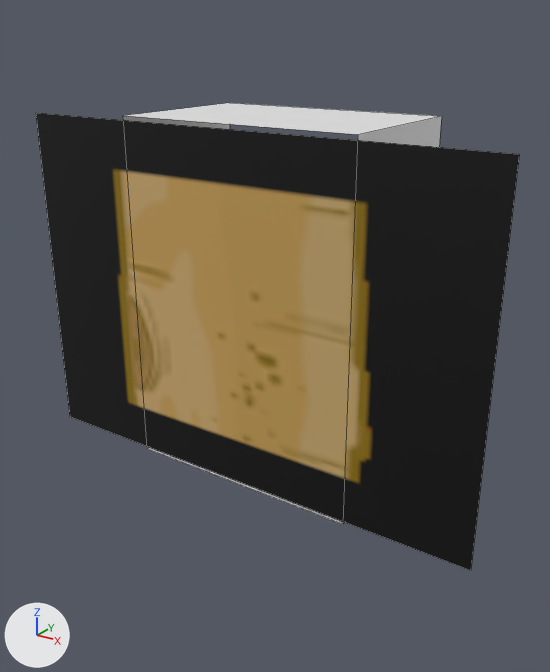
A saved change to the Blender file Content/PuffBOMB/3D/Mountain/MedLogV5.blend.
Both versions are drawn from a 50 mm camera at (7.72, -7.01, 5.07) aimed at (2.96, 0.0, 1.67). The lights are fixed; the arrows at lower left show +X, +Y and +Z. Mesh edges are drawn as thin lines.

Script lines for the objects in view, before the commit:
```python
me_cube = bpy.data.meshes.new('Cube')
me_cube.from_pydata([(0.883, 0.7, -0.129), (0.883, 0.2, -0.129), (0.166, 0.2, -0.129), (0.166, 0.7, -0.129), (0.883, 0.7, 0.2), (0.883, 0.2, 0.2), (0.166, 0.2, 0.2), (0.166, 0.7, 0.2)], [], [(0, 4, 5, 1), (1, 5, 6, 2), (2, 6, 7, 3), (4, 0, 3, 7)])
me_plane = bpy.data.meshes.new('Plane')
me_plane.from_pydata(...)  # 4 vertices, 1 face; spans x 0.0..0.703, y 0.0..1.0, z 0.2
me_plane.materials.append(mat_medlog5_png)  # picture img_medlog5_png
ob_cube = bpy.data.objects.new('Cube', me_cube)
ob_cube.location = (5.55, 0.4, -0.95)
ob_cube.rotation_euler = (1.571, -1.571, 0.0)  # degrees (90, -90, 0)
ob_cube.scale = (5.83, 5.83, 5.83)
ob_plane = bpy.data.objects.new('Plane', me_plane)
ob_plane.location = (5.85, 0.4, 0.05)
ob_plane.rotation_euler = (1.571, -1.571, 0.0)  # degrees (90, -90, 0)
ob_plane.scale = (5.83, 5.83, 5.83)
```
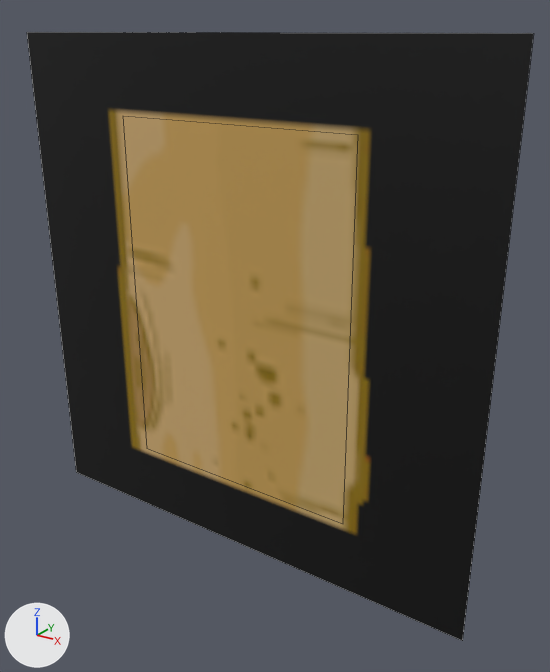
Pixel boxes [x1, y1, x2, y2] of what changed, in the pictures (550 x 672 px):
'Plane', reshaped (33% taller)
    before: [36, 113, 519, 571]
    after: [27, 32, 534, 641]
'Cube', unchanged, covered by the edit
    before: [123, 103, 442, 524]

Diff of the bpy script that builds the scene:
```diff
--- a/Content/PuffBOMB/3D/Mountain/MedLogV5.blend.py
+++ b/Content/PuffBOMB/3D/Mountain/MedLogV5.blend.py
@@ me_plane @@
 me_plane.from_pydata(...)  # 4 vertices, 1 face; spans x 0.0..0.703, y 0.0..1.0, z 0.2
 # used by ob_plane; location = (5.85, 0.4, 0.05); rotation_euler = (1.571, -1.571, 0.0), in degrees (90, -90, 0); scale = (5.83, 5.83, 5.83)
-me_plane.vertices[0].co = (0.703, 1.0, 0.2)  # pixel (35, 112)
-me_plane.vertices[1].co = (0.703, 0.0, 0.2)  # pixel (519, 154)
-me_plane.vertices[2].co = (0.0, 0.0, 0.2)  # pixel (470, 570)
-me_plane.vertices[3].co = (0.0, 1.0, 0.2)  # pixel (69, 416)
+# me_plane part 1
+me_plane.vertices[0].co = (0.857, 1.0, 0.2)  # pixel (26, 32)
+me_plane.vertices[1].co = (0.857, 0.0, 0.2)  # pixel (533, 33)
+me_plane.vertices[2].co = (-0.154, 0.0, 0.2)  # pixel (462, 640)
+me_plane.vertices[3].co = (-0.154, 1.0, 0.2)  # pixel (76, 472)
 me_plane.materials.append(mat_medlog5_png)
```
